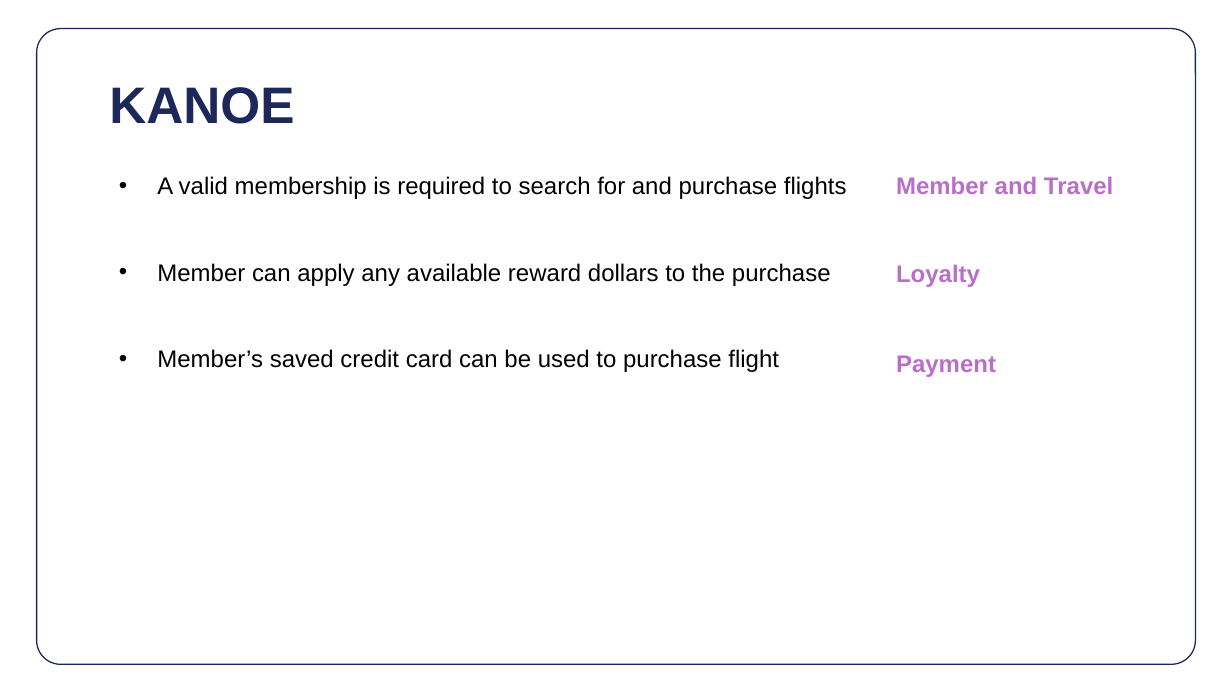
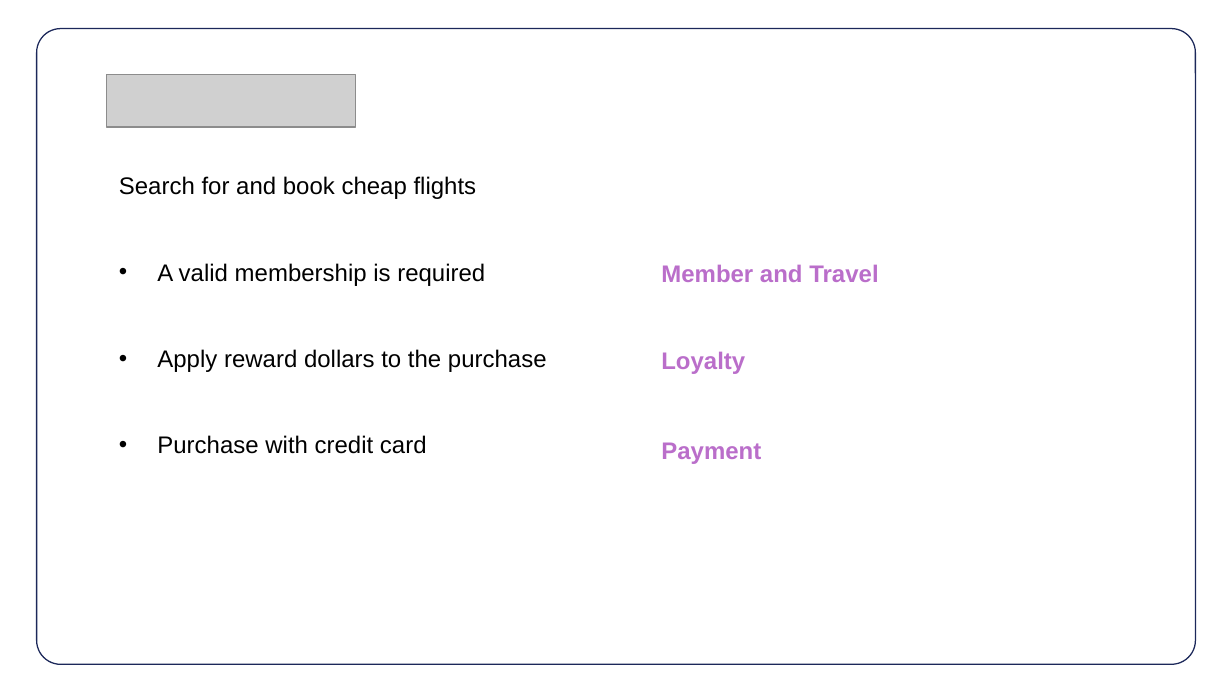
Before and after one commit to eric-bach/kanoe, a slide deck: slide 3 of kanoe.pptx (slide 4 before the commit). Drawn at 1232x693 pixels with LibreOffice and Linux fonts; fonts in the diff are those of the drawing; grey boxes stand for pictures. Boxes give left, top, right and bottom in pixels: in the first picture for what was removed or moved away, otherwise in the second. Text is boxed around its words. In the diff, an @@ line names an element or a change of style, - is before the commit and + after.

Commit message:
Update presentation

```diff
--- a/kanoe.pptx
+++ b/kanoe.pptx
@@ picture added at (x1=107, y1=75, x2=356, y2=127) @@
@@ title removed at (x1=109, y1=87, x2=294, y2=124) @@
-KANOE
@@ text at (x1=119, y1=176, x2=547, y2=454): text changed @@
-• A valid membership is required to search for and purchase flights
-• Member can apply any available reward dollars to the purchase
-• Member’s saved credit card can be used to purchase flight
+Search for and book cheap flights
+• A valid membership is required
+• Apply reward dollars to the purchase
+• Purchase with credit card
@@ text "Member and Travel" moved from (x1=896, y1=176, x2=1113, y2=194) to (x1=661, y1=264, x2=878, y2=282) @@
@@ text "Loyalty" moved from (x1=896, y1=264, x2=980, y2=287) to (x1=661, y1=351, x2=745, y2=374) @@
@@ text "Payment" moved from (x1=896, y1=355, x2=996, y2=377) to (x1=661, y1=442, x2=761, y2=464) @@
```
Also in this commit, not shown: 1 other slide changed, 1 slide removed.
